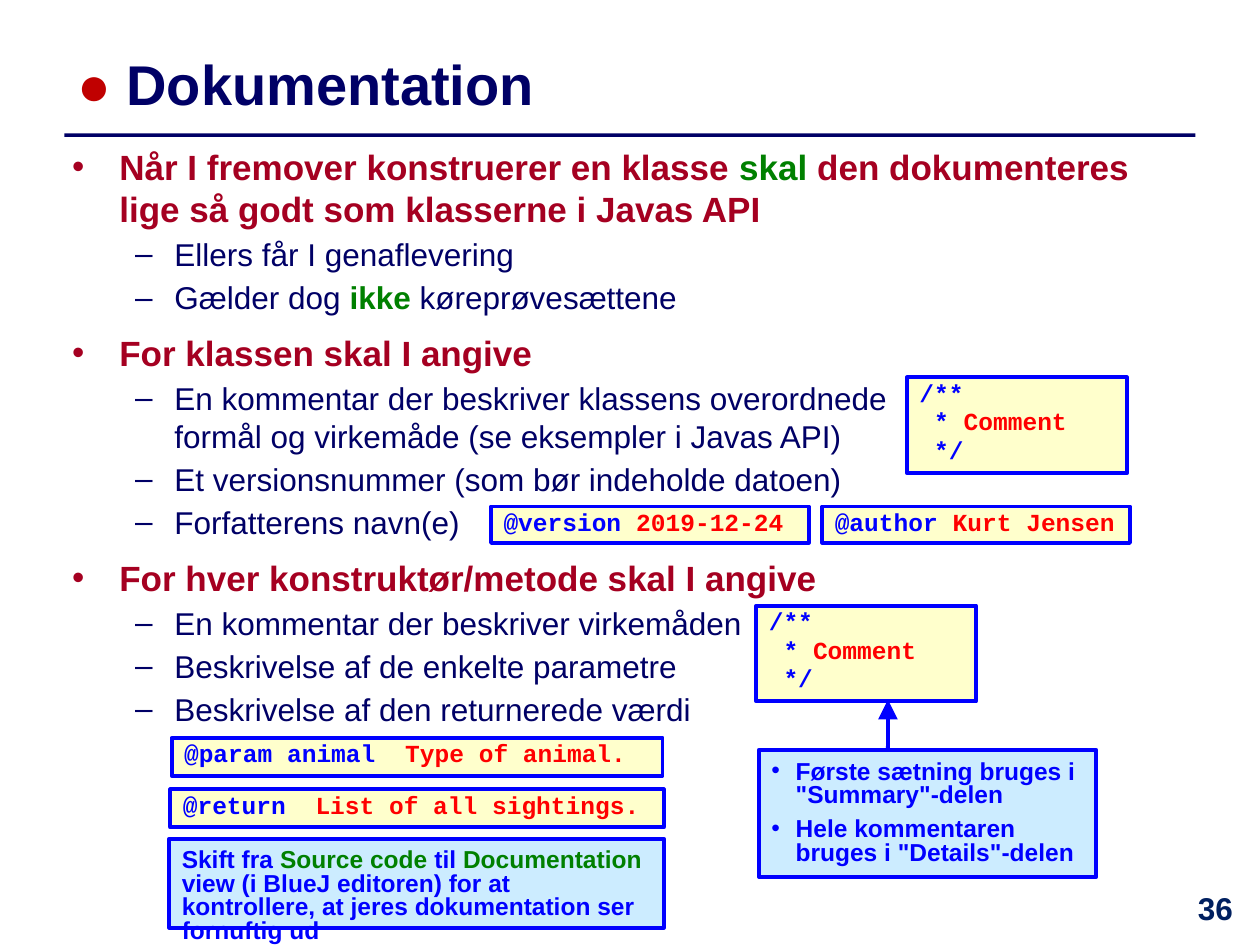
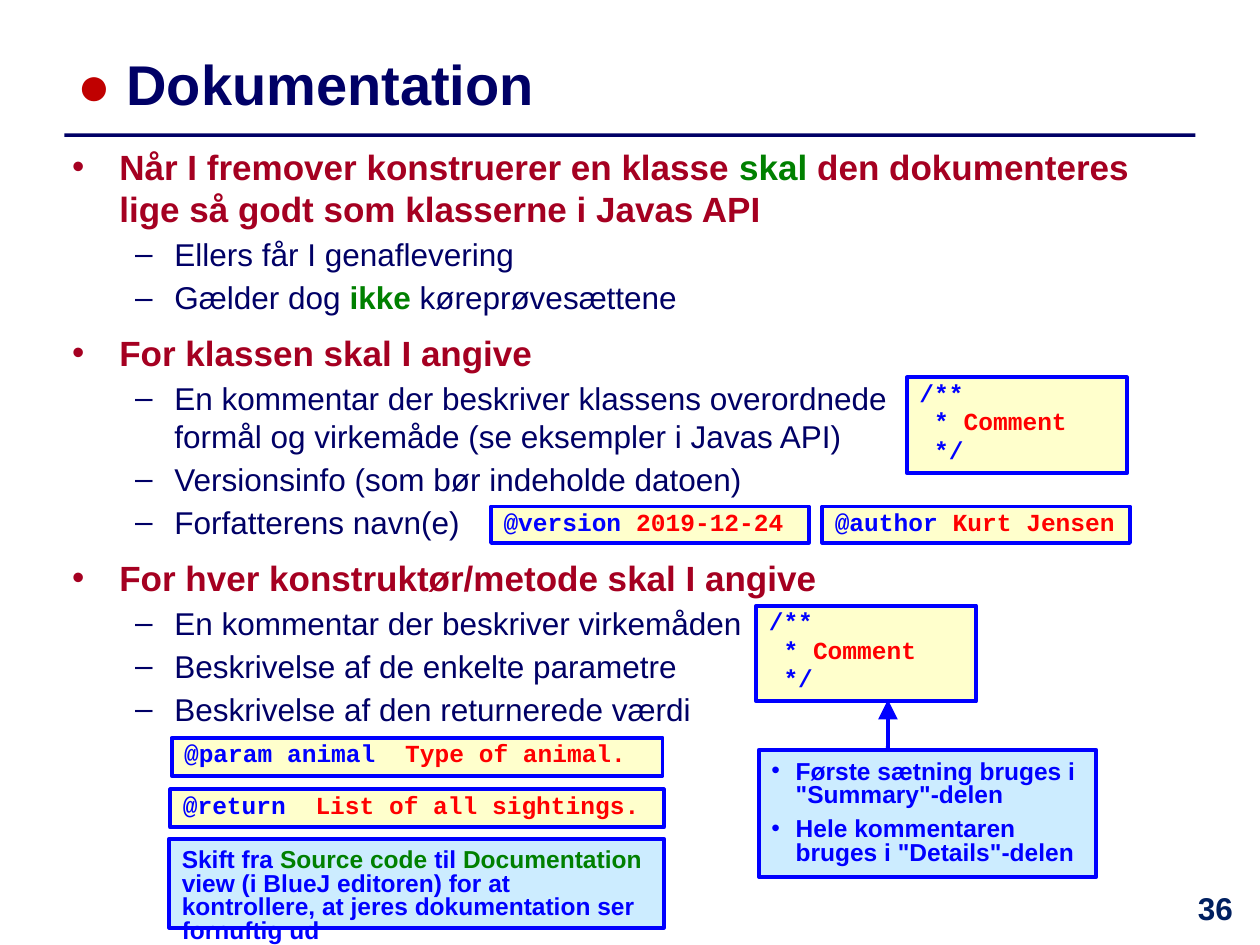
Before and after one commit to IntProgAU/Materiale, a slide deck: slide 36 of web/e22/uge_5b/Slides-Uge5-Torsdag.pptx. Drawn at 1260x945 pixels with LibreOffice and Linux fonts; fonts in the diff are those of the drawing. Boxes give left, top, right and bottom in pixels: in the first picture for what was removed or moved away, otherwise in the second. Text is boxed around its words. In the diff, an @@ line names an element or a change of style, - is before the commit and + after.

```diff
--- a/web/e22/uge_5b/Slides-Uge5-Torsdag.pptx
+++ b/web/e22/uge_5b/Slides-Uge5-Torsdag.pptx
@@ text at (174,468,742,497): text changed @@
-  – Et versionsnummer (som bør indeholde datoen)
+  – Versionsinfo (som bør indeholde datoen)
```
Also in this commit, not shown: 16 other slides changed, 1 other file.
